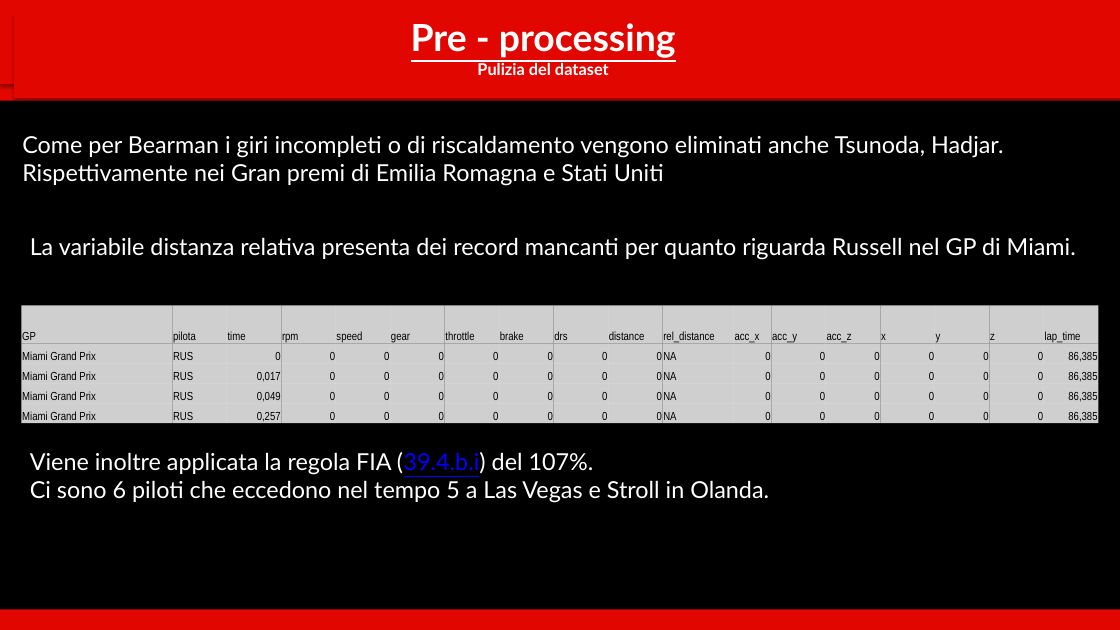
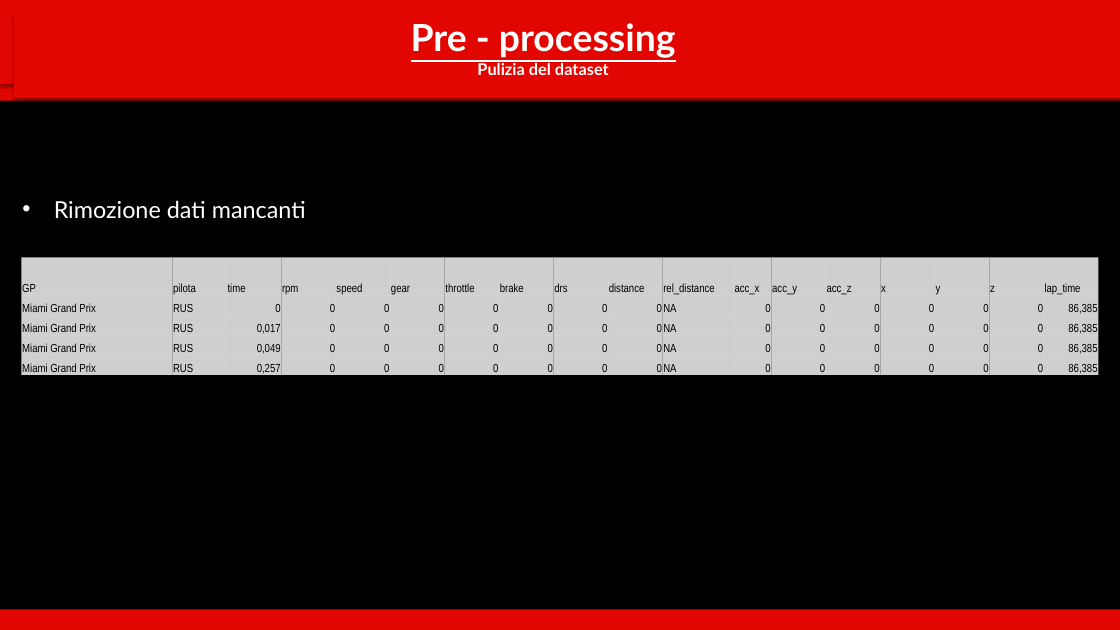
Before and after one commit to WBOnCedR/Stili_di_guida_f1, a slide deck: slide 5 of presentazione_F1_10min.pptx. Drawn at 1120x630 pixels with LibreOffice and Linux fonts; fonts in the diff are those of the drawing. Boxes give left, top, right and bottom in pixels: in the first picture for what was removed or moved away, otherwise in the second. Text is boxed around its words. In the diff, an @@ line names an element or a change of style, - is before the commit and + after.

```diff
--- a/presentazione_F1_10min.pptx
+++ b/presentazione_F1_10min.pptx
@@ text at (x1=54, y1=200, x2=306, y2=218): text changed @@
-Come per Bearman i giri incompleti o di riscaldamento vengono eliminati anche Tsunoda, Hadjar. Rispettivamente nei Gran premi di Emilia Romagna e Stati Uniti
+• Rimozione dati mancanti
@@ text removed at (x1=30, y1=237, x2=1076, y2=260) @@
-La variabile distanza relativa presenta dei record mancanti per quanto riguarda Russell nel GP di Miami.
@@ table moved from (x1=22, y1=306, x2=1102, y2=426) to (x1=22, y1=257, x2=1102, y2=378) @@
@@ text removed at (x1=30, y1=452, x2=769, y2=503) @@
-Viene inoltre applicata la regola FIA (39.4.b.i) del 107%.
-Ci sono 6 piloti che eccedono nel tempo 5 a Las Vegas e Stroll in Olanda.
```
Also in this commit, not shown: 4 other slides changed, 1 slide added.
